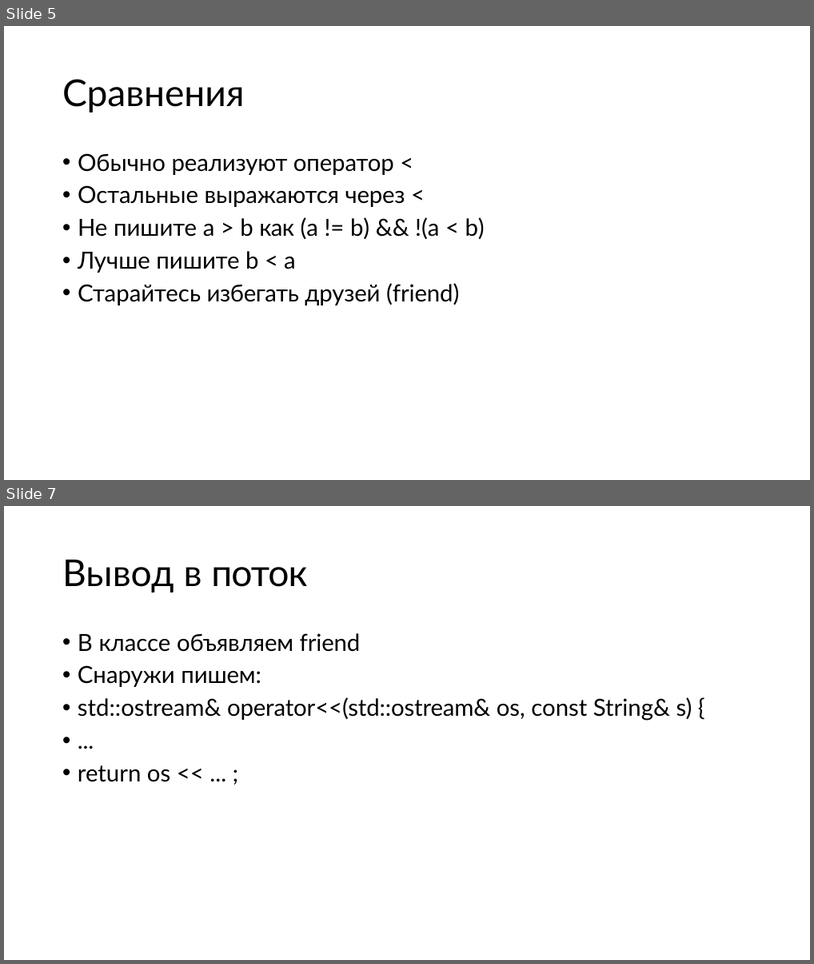
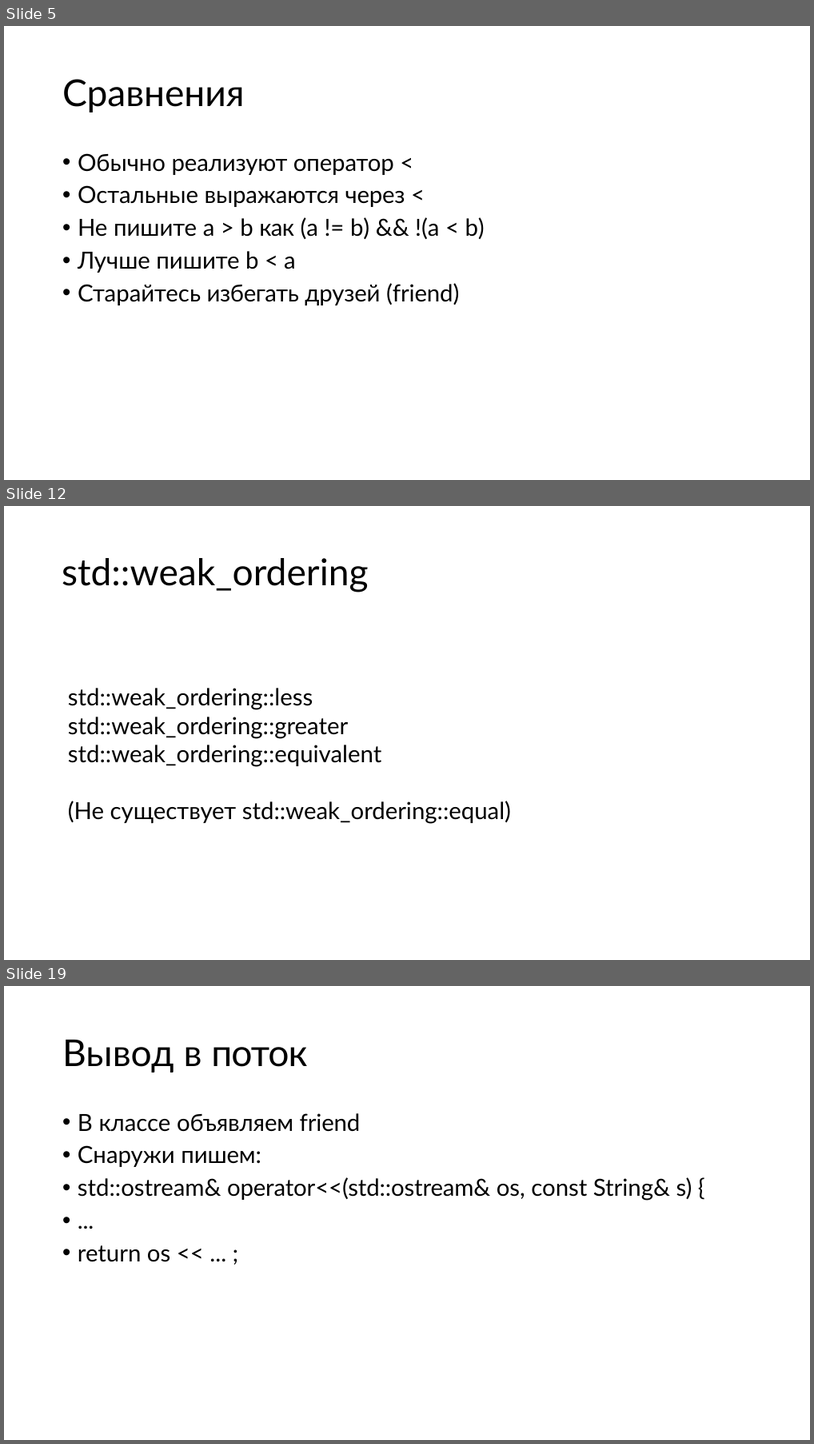
Before and after one commit to kostya2709/C_Plus_Plus_seminars, a slide deck: fall/sem_9_overload/presentations/Семинар_9.pptx. Shown one above the other, each under a label of ours: slides 5 and 7 before the commit, slides 5, 12 and 19 after it; the slides between them are not shown. The pictures are 814x964 and 814x1444 pixels, drawn with LibreOffice and Linux fonts; fonts in the diff are those of the drawing. Boxes give left, top, right and bottom in pixels: in the first picture for what was removed or moved away, otherwise in the second. Text is boxed around its words. In the diff, an @@ line names an element or a change of style, - is before the commit and + after.

```diff
--- a/fall/sem_9_overload/presentations/Семинар_9.pptx
+++ b/fall/sem_9_overload/presentations/Семинар_9.pptx
@@ slide 12 added at bbox=[4, 506, 810, 960], background #FFFFFF @@
@@ title added at bbox=[62, 558, 369, 592], 44 pt, text #000000 @@
+std::weak_ordering
@@ text added at bbox=[68, 688, 511, 823], 28 pt, text #000000 @@
+std::weak_ordering::less
+std::weak_ordering::greater
+std::weak_ordering::equivalent
+(Не существует std::weak_ordering::equal)
@@ what was slide 7 is now slide 19 @@
```
Also in this commit, not shown: 1 slide changed, 11 other slides added, 25 other files.
